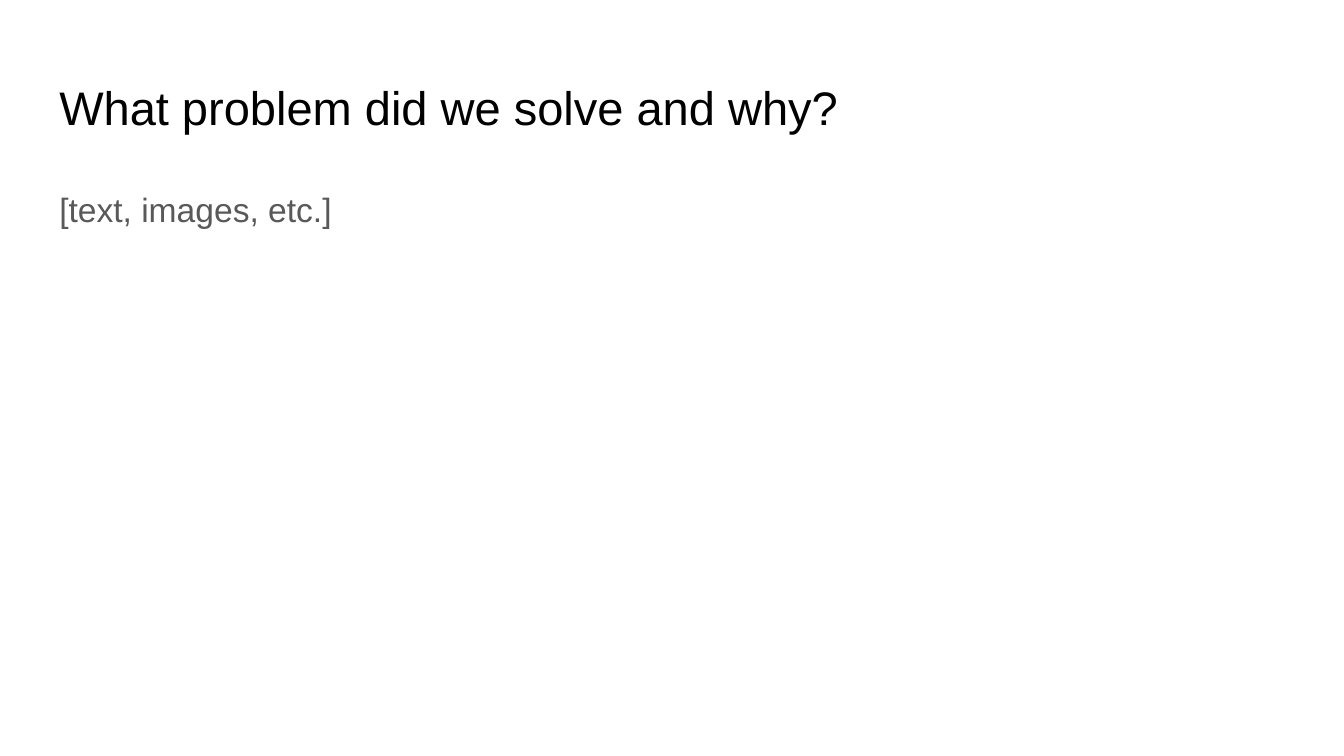
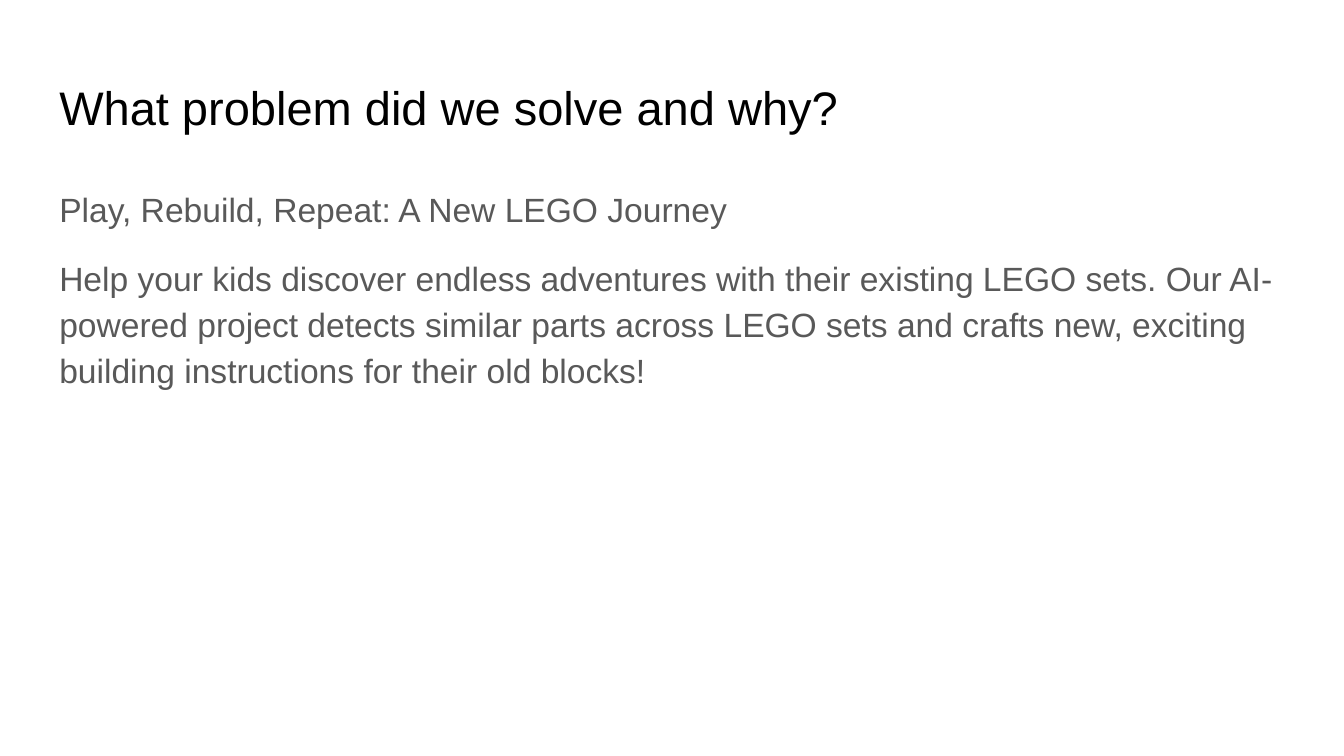
Before and after one commit to DeepikaMobileDeveloper/women-in-ai-hackathon, a slide deck: slide 3 of Presentation/Team_3_Slides.pptx. Drawn at 1344x756 pixels with LibreOffice and Linux fonts; fonts in the diff are those of the drawing. Boxes give left, top, right and bottom in pixels: in the first picture for what was removed or moved away, otherwise in the second. Text is boxed around its words. In the diff, an @@ line names an element or a change of style, - is before the commit and + after.

Commit message:
Adding content to presentation

```diff
--- a/Presentation/Team_3_Slides.pptx
+++ b/Presentation/Team_3_Slides.pptx
@@ text at box(59, 197, 1272, 389): text changed @@
-[text, images, etc.]
+Play, Rebuild, Repeat: A New LEGO Journey
+Help your kids discover endless adventures with their existing LEGO sets. Our AI-powered project detects similar parts across LEGO sets and crafts new, exciting building instructions for their old blocks!
```
